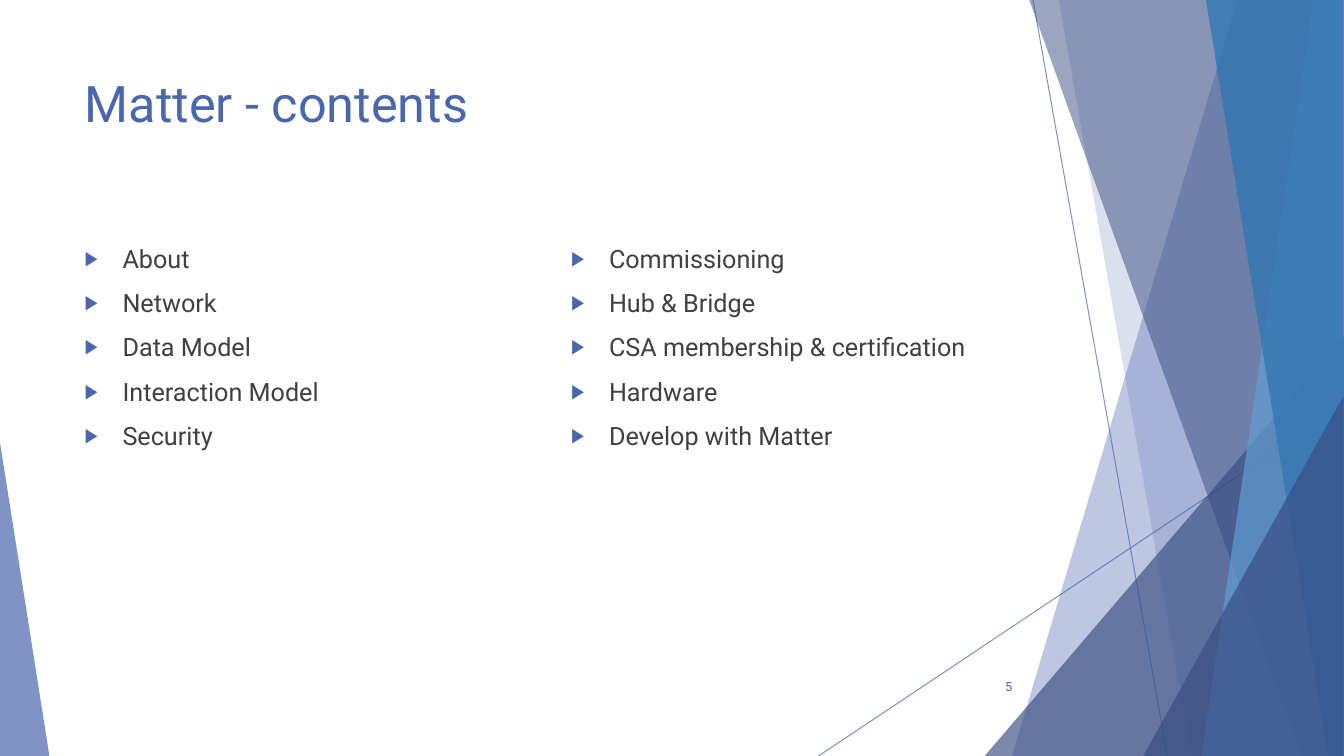
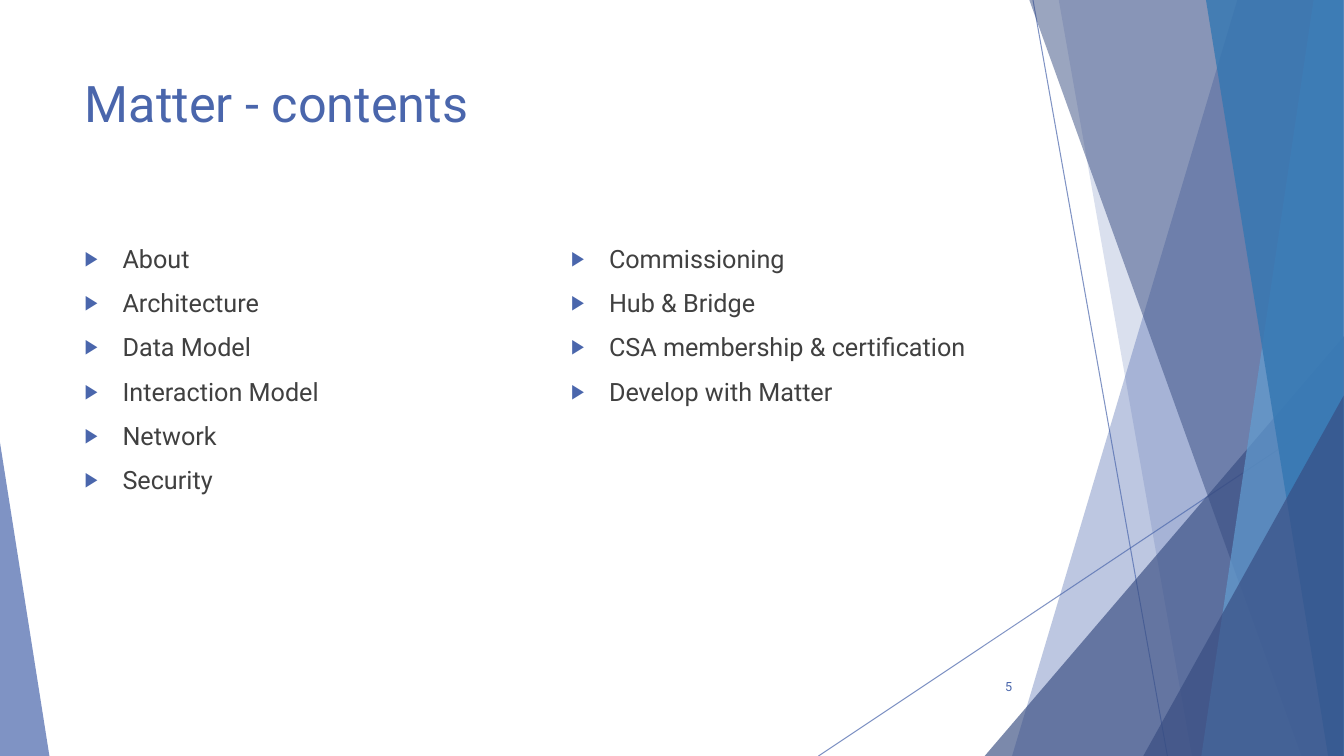
Before and after one commit to GysenBart/ProjectThreadMatter, a slide deck: slide 5 of Presentatie/ProjectThreadMatter.pptx. Drawn at 1344x756 pixels with LibreOffice and Linux fonts; fonts in the diff are those of the drawing. Boxes give left, top, right and bottom in pixels: in the first picture for what was removed or moved away, otherwise in the second. Text is boxed around its words. In the diff, an @@ line names an element or a change of style, - is before the commit and + after.

```diff
--- a/Presentatie/ProjectThreadMatter.pptx
+++ b/Presentatie/ProjectThreadMatter.pptx
@@ text at (123,293,259,313): text changed @@
-▶ Network
+▶ Architecture
@@ text at (609,382,717,402): paragraph removed @@
-▶ Hardware
@@ text at (123,426,217,446): paragraph added @@
+▶ Network
```
Also in this commit, not shown: 10 other slides changed, 12 slides added, 1 slide removed.
